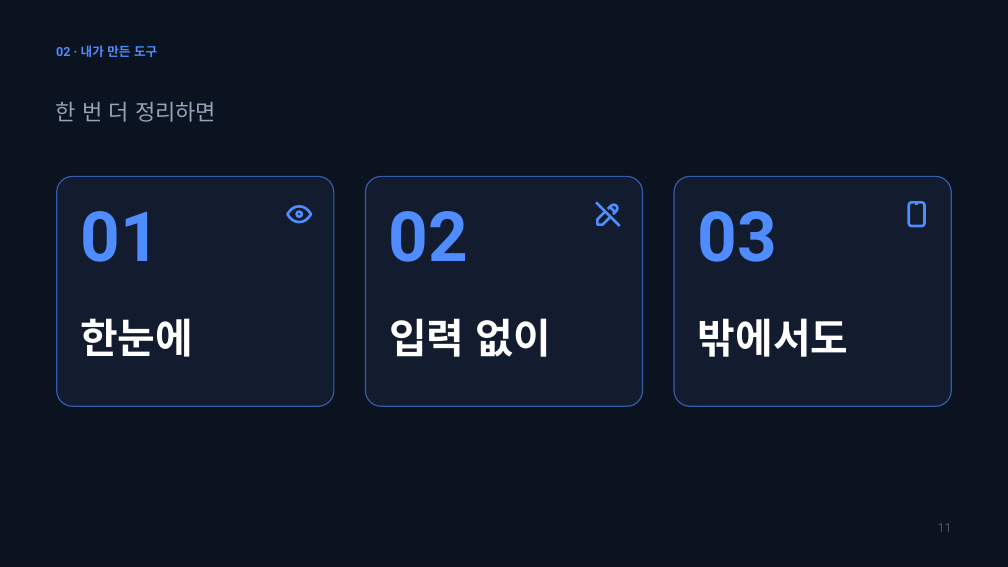
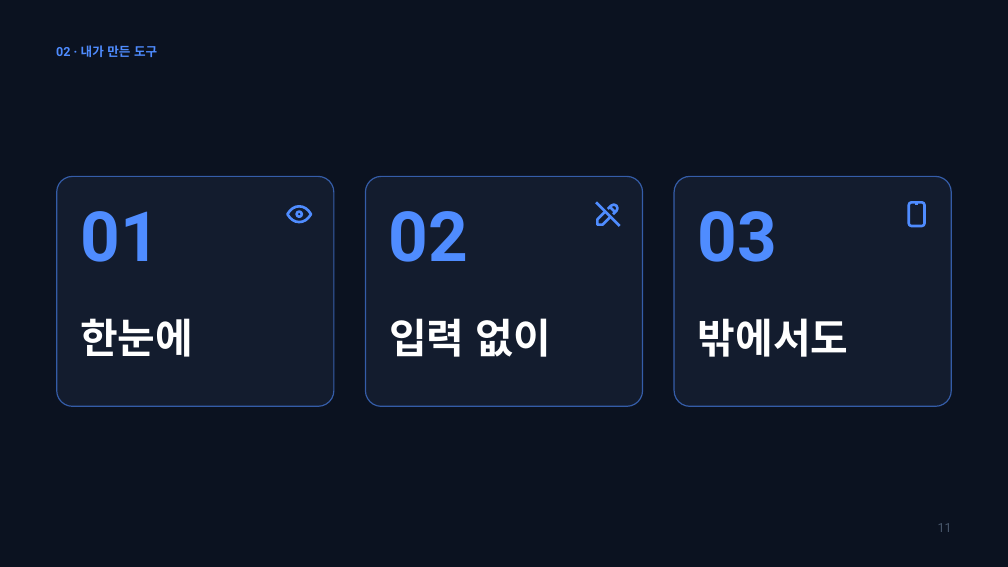
Before and after one commit to carssum82/yerim-easy, a slide deck: slide 11 of 발표자료/최종_다크_13장_완성.pptx. Drawn at 1008x567 pixels with LibreOffice and Linux fonts; fonts in the diff are those of the drawing. Boxes give left, top, right and bottom in pixels: in the first picture for what was removed or moved away, otherwise in the second. Text is boxed around its words. In the diff, an @@ line names an element or a change of style, - is before the commit and + after.

```diff
--- a/발표자료/최종_다크_13장_완성.pptx
+++ b/발표자료/최종_다크_13장_완성.pptx
@@ text removed at bbox=[56, 102, 216, 122] @@
-한 번 더 정리하면
```
Also in this commit, not shown: 9 other slides changed, 2 other files.
